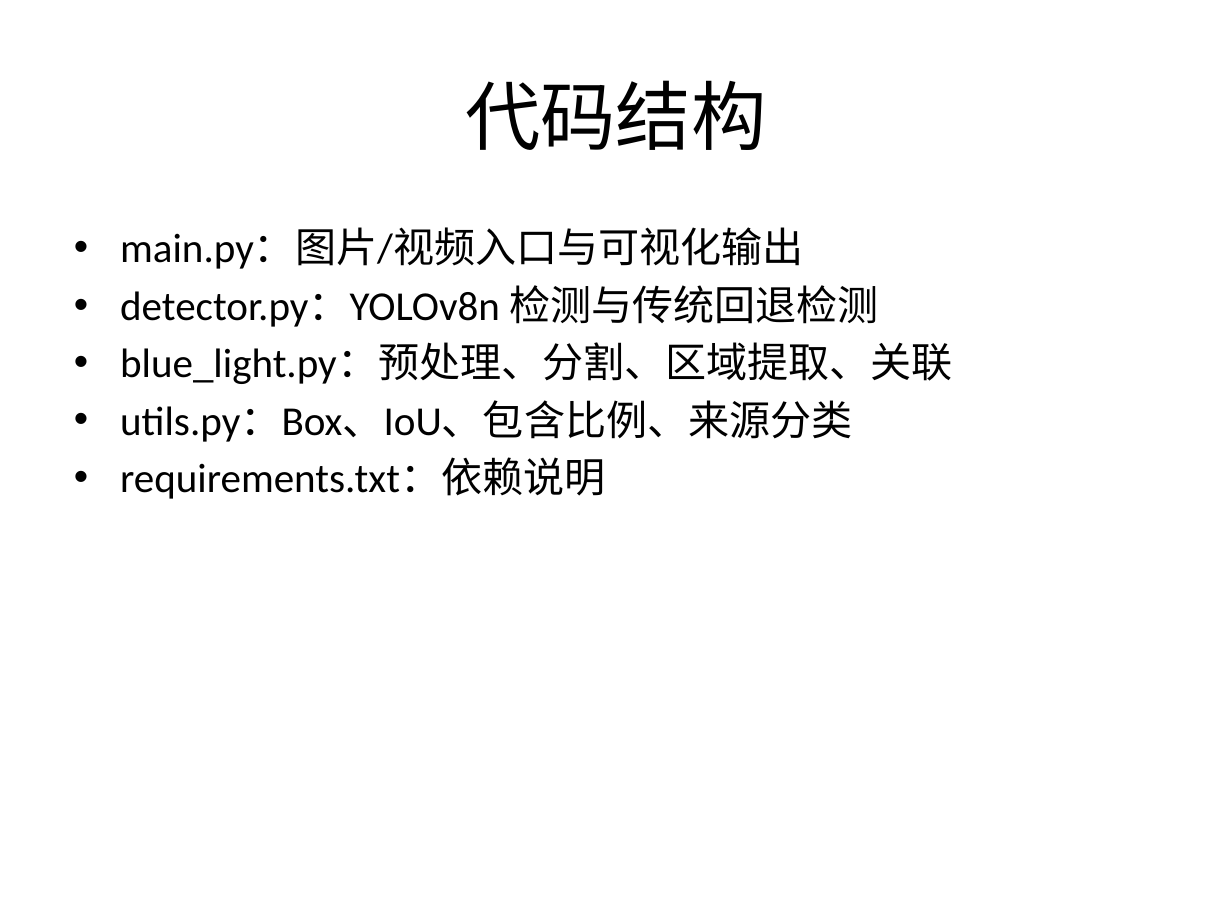
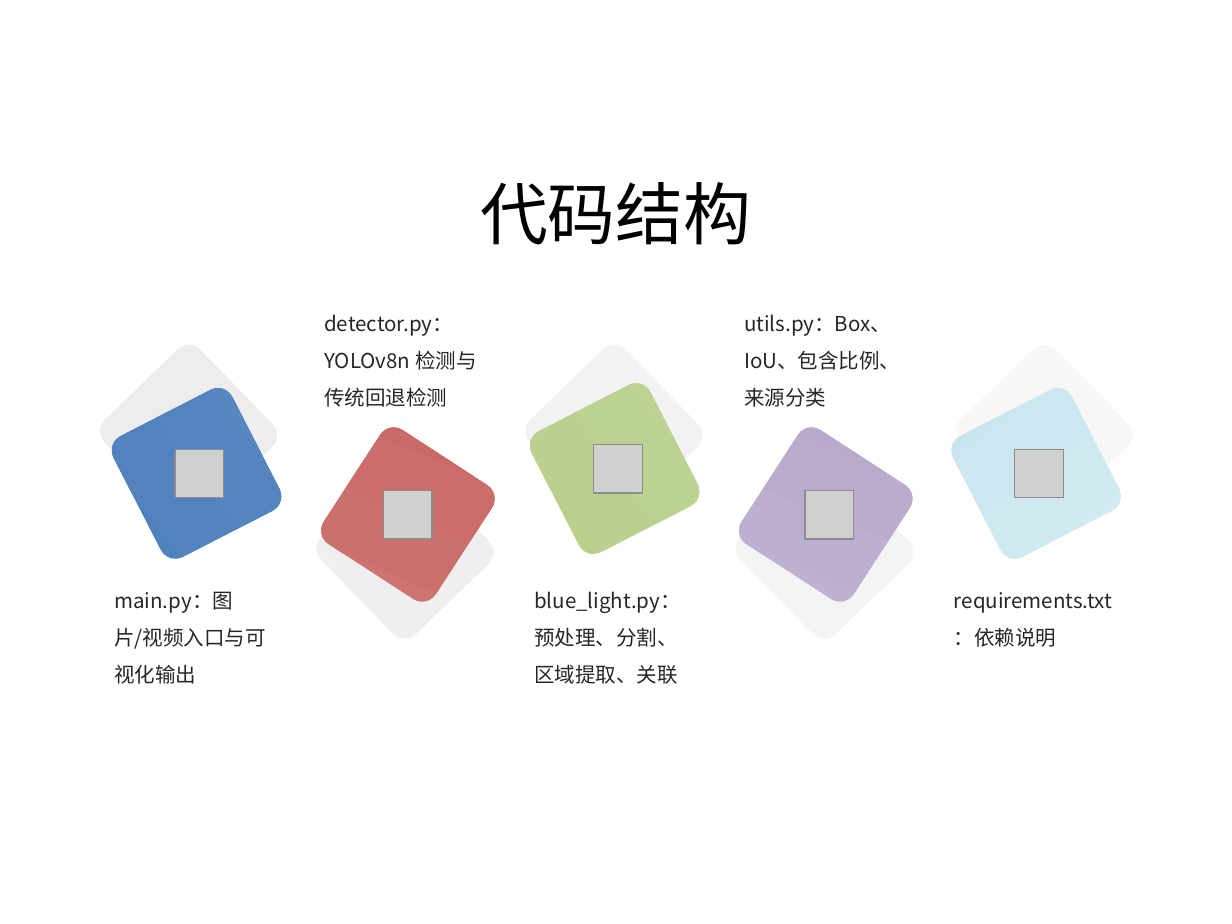
Before and after one commit to szl97/DAA, a slide deck: slide 6 of blue-light-detection/解题ppt.pptx. Drawn at 1232x924 pixels with LibreOffice and Linux fonts; fonts in the diff are those of the drawing; grey boxes stand for pictures. Boxes give left, top, right and bottom in pixels: in the first picture for what was removed or moved away, otherwise in the second. Text is boxed around its words. In the diff, an @@ line names an element or a change of style, - is before the commit and + after.

Commit message:
ppt

```diff
--- a/blue-light-detection/解题ppt.pptx
+++ b/blue-light-detection/解题ppt.pptx
@@ title "代码结构": place and size @@
-title "代码结构" at box(465, 80, 766, 150)
+title "代码结构" at box(480, 182, 751, 245)
@@ title "代码结构" at box(480, 182, 751, 245): size 44 to 39.6 pt @@
@@ text removed at box(120, 229, 953, 499) @@
-• main.py：图片/视频入口与可视化输出
-• detector.py：YOLOv8n 检测与传统回退检测
-• blue_light.py：预处理、分割、区域提取、关联
-• utils.py：Box、IoU、包含比例、来源分类
-• requirements.txt：依赖说明
@@ text added at box(324, 314, 477, 407), 12 pt, text #262626 @@
+detector.py：YOLOv8n 检测与传统回退检测
@@ text added at box(744, 314, 900, 407), 12 pt, text #262626 @@
+utils.py：Box、IoU、包含比例、来源分类
@@ rounded rectangle added at box(94, 337, 283, 527), fill #A6A6A6 at 20% opacity @@
@@ rounded rectangle added at box(519, 337, 708, 527), fill #BFBFBF at 20% opacity @@
@@ rounded rectangle added at box(950, 337, 1140, 527), fill #D9D9D9 at 20% opacity @@
@@ rounded rectangle added at box(106, 382, 286, 564), fill gradient #4F81BD to #5887C0 @@
@@ rounded rectangle added at box(525, 378, 705, 559), fill gradient #B9CF8B to #BED393 @@
@@ rounded rectangle added at box(946, 382, 1126, 564), fill gradient #D2EAF1 to #C9E6EE @@
@@ rounded rectangle added at box(315, 422, 500, 608), fill gradient #CD7371 to #C96A68 @@
@@ picture added at box(594, 445, 642, 493) @@
@@ rounded rectangle added at box(733, 422, 918, 608), fill gradient #BFB2D0 to #B9AACC @@
@@ picture added at box(175, 450, 223, 498) @@
@@ rounded rectangle added at box(310, 455, 500, 644), fill #B2B2B2 at 20% opacity @@
@@ rounded rectangle added at box(729, 455, 919, 644), fill #CCCCCC at 20% opacity @@
@@ picture added at box(1015, 450, 1063, 498) @@
@@ picture added at box(383, 490, 431, 538) @@
@@ picture added at box(804, 490, 853, 538) @@
@@ text added at box(114, 591, 266, 684), 12 pt, text #262626 @@
+main.py：图片/视频入口与可视化输出
@@ text added at box(534, 591, 681, 684), 12 pt, text #262626 @@
+blue_light.py：预处理、分割、区域提取、关联
@@ text added at box(954, 592, 1112, 647), 12 pt, text #262626 @@
+requirements.txt：依赖说明
```
Also in this commit, not shown: 6 other slides changed, 1 slide added.
